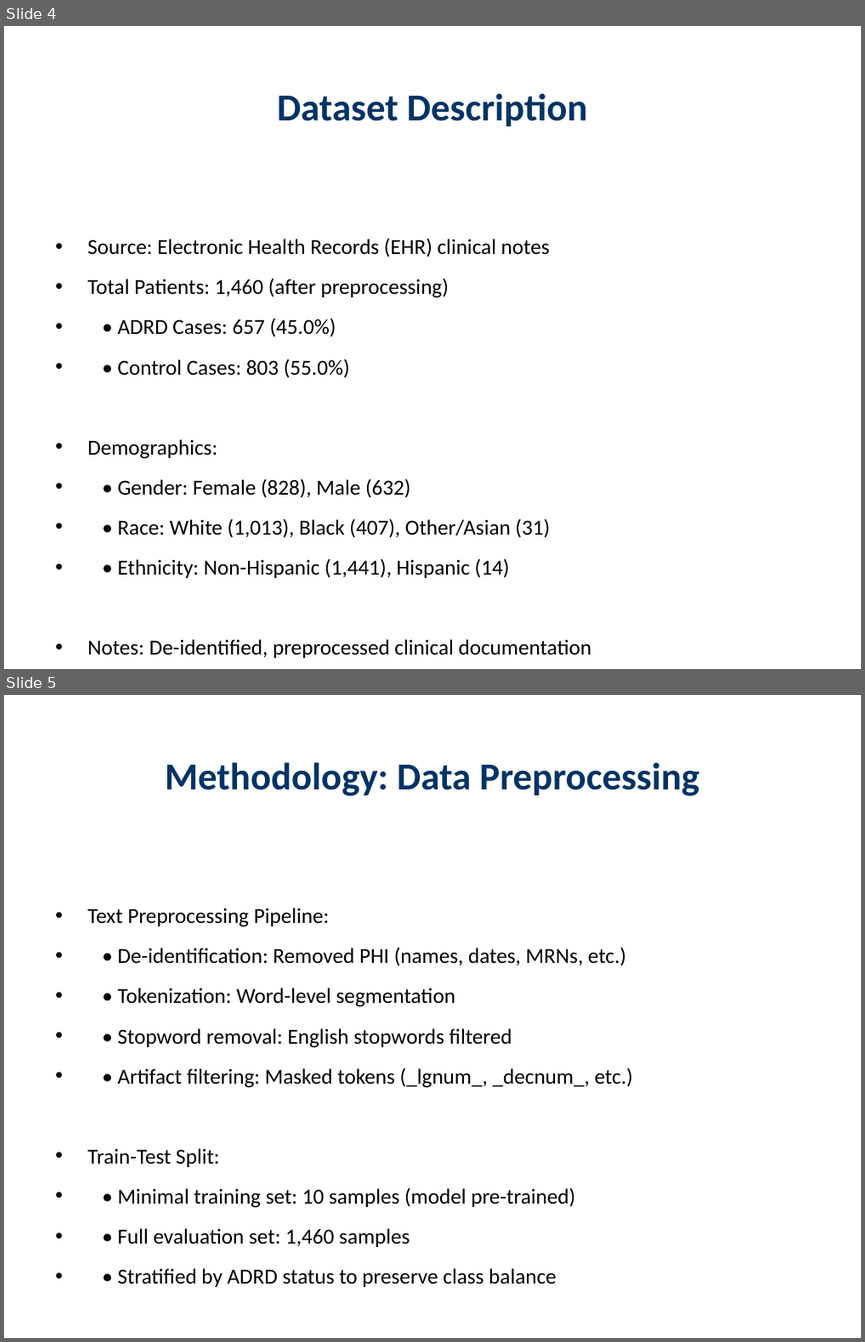
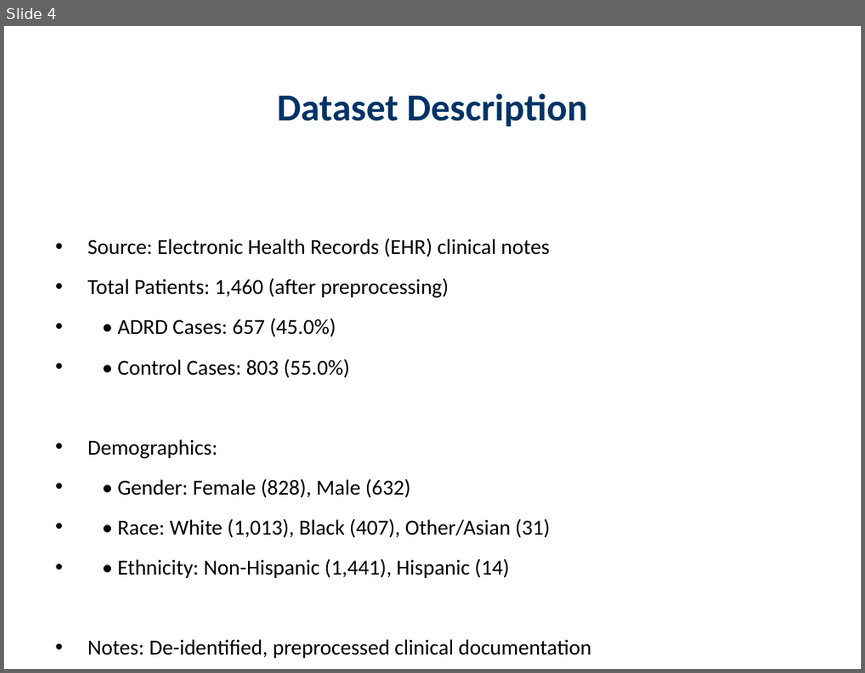
Before and after one commit to gyasifred/adrd_ePheno, a slide deck: AMIA_2025_ADRD_ePhenotyping_Presentation.pptx. Shown one above the other, each under a label of ours: slides 4 and 5 before the commit, slide 4 after it. The pictures are 865x1342 and 865x673 pixels, drawn with LibreOffice and Linux fonts; fonts in the diff are those of the drawing. Boxes give left, top, right and bottom in pixels: in the first picture for what was removed or moved away, otherwise in the second. Text is boxed around its words. In the diff, an @@ line names an element or a change of style, - is before the commit and + after.

```diff
--- a/AMIA_2025_ADRD_ePhenotyping_Presentation.pptx
+++ b/AMIA_2025_ADRD_ePhenotyping_Presentation.pptx
@@ slide 5 removed at (4, 695, 861, 1338), background #FFFFFF @@
@@ title removed at (165, 762, 699, 796) @@
-Methodology: Data Preprocessing
@@ text removed at (87, 907, 633, 1287) @@
-• Text Preprocessing Pipeline:
-• • De-identification: Removed PHI (names, dates, MRNs, etc.)
-• • Tokenization: Word-level segmentation
-• • Stopword removal: English stopwords filtered
-• • Artifact filtering: Masked tokens (_lgnum_, _decnum_, etc.)
-• Train-Test Split:
-• • Minimal training set: 10 samples (model pre-trained)
-• • Full evaluation set: 1,460 samples
-• • Stratified by ADRD status to preserve class balance
```
Also in this commit, not shown: 9 slides changed, 3 slides added, 1 other slide removed, 2 other files.
